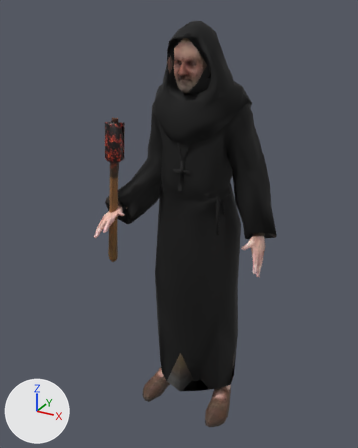
An edit to the glTF model models/fanatic.glb, drawn before and after from the same camera.
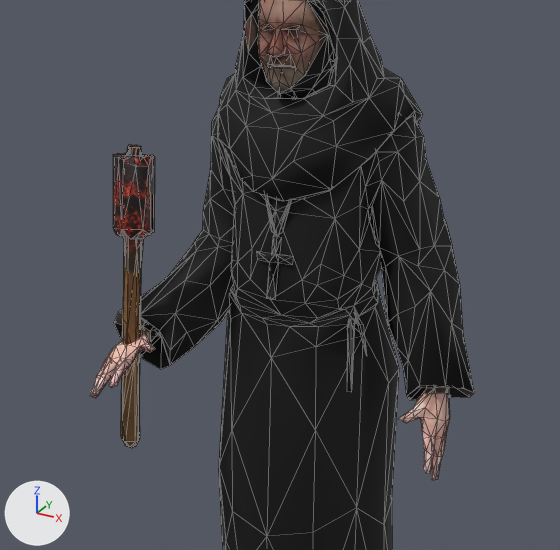
Each version appears first whole from a 50 mm camera at (0.89, -1.73, 1.85) aimed at (-0.057, -0.008, 0.989), and next in a close-up on the part from 14% to 89% of the width and 11% to 69% of the height. Lighting does not change. The marker at lower left points along +X, +Y and +Z. The older version's two pictures come first. The close-ups show mesh edges as thin lines. Vertices at exactly the same position are counted once.

In view in the first close-up: 'fanatic'.
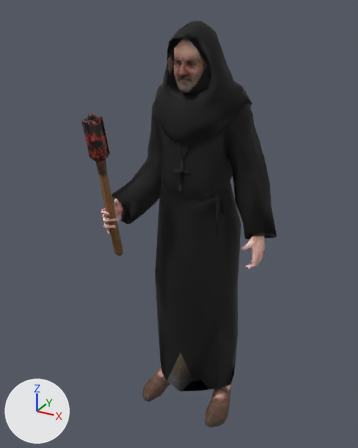
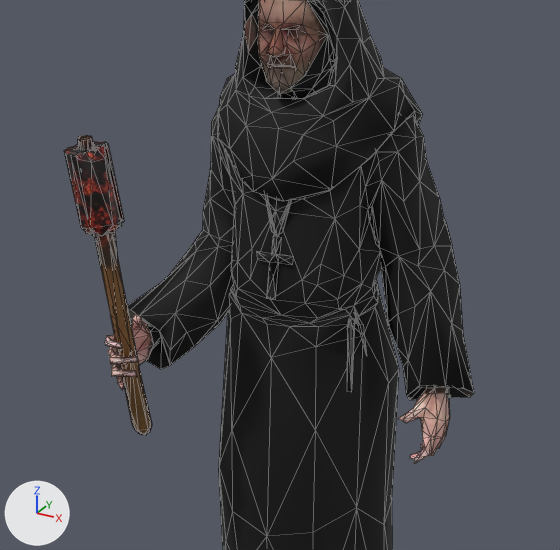
The newer file is also turned or shifted as a whole; pictures and numbers use the older file's frame.

The edits, one by one:
me_material1_001 is used by ob_fanatic; location (0.0, 0.0, 0.0).
me_material1_001 had 1112 vertices, 1999 faces and spanned x -0.36..0.36, y -0.28..0.28, z 0.0..1.8.
me_material1_001 now has 1112 vertices, 1999 faces and spans x -0.36..0.36, y -0.33..0.28, z 0.0..1.8.
me_material1_001 part 1: the loose piece of 78 vertices spanning x -0.32..-0.24, y -0.19..-0.1, z 1.27..1.43 is multiplied about its middle by the matrix ((0.995, -0.088, -0.053), (0.073, 0.97, -0.233), (0.071, 0.228, 0.971)), then moved by (0.02, -0.14, 0.04).
me_material1_001 part 2: the loose piece of 86 vertices spanning x -0.31..-0.26, y -0.2..-0.12, z 0.83..1.45 is multiplied about its middle by the matrix ((0.995, -0.088, -0.053), (0.073, 0.97, -0.233), (0.071, 0.228, 0.971)), then moved by (0.03, -0.09, 0.05).
me_material1_001 part 3: the loose piece of 10 vertices spanning x -0.29..-0.26, y -0.14..-0.12, z 1.44..1.45 is moved by (0.01, -0.16, 0.04).
me_material1_001 part 4: 92 of 1112 vertices moved; they spanned x -0.34..-0.21, y -0.28..-0.06, z 0.96..1.09 and now span x -0.3..-0.21, y -0.26..-0.07, z 0.99..1.14; mean shift (0.02, -0.01, 0.03); largest move (-0.33, -0.26, 0.97) -> (-0.22, -0.24, 1.03).
me_material1_001 part 5: 34 of 1112 vertices moved; they spanned x 0.28..0.32, y -0.05..0.08, z 0.82..0.89 and now span x 0.26..0.3, y -0.03..0.08, z 0.85..0.89; mean shift (-0.02, 0.01, 0.02); largest move (0.32, 0.0, 0.83) -> (0.26, 0.01, 0.85).
Other edits to the shape of me_material1_001 do not show in these pictures.

Where the change shows, as pixel boxes [x1, y1, x2, y2] in the close-ups (560 x 550 px; the box of a moved part takes in the faces that stretch with it):
'fanatic', reshaped: before [90, 0, 474, 550]; after [64, 0, 474, 550]
part 1 of me_material1_001, moved or reshaped: before [113, 152, 155, 239]; after [64, 142, 124, 236]
part 2 of me_material1_001, moved or reshaped: before [121, 144, 143, 447]; after [78, 136, 152, 435]
part 3 of me_material1_001, moved or reshaped: before [128, 145, 140, 147]; after [78, 135, 91, 140]
part 4 of me_material1_001, moved or reshaped: before [90, 322, 158, 398]; after [105, 314, 162, 390]
part 5 of me_material1_001, moved or reshaped: before [423, 432, 446, 480]; after [410, 432, 446, 464]
